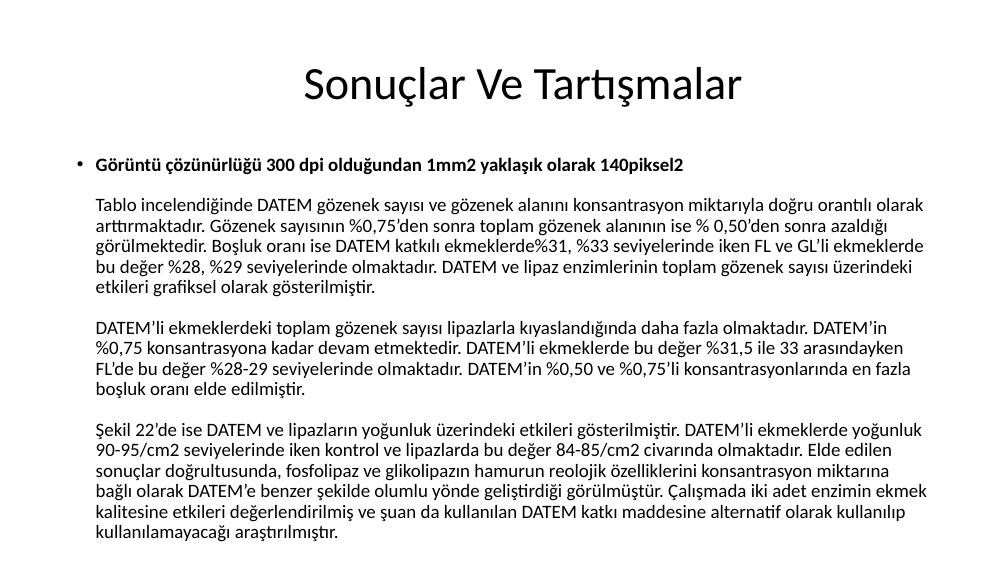
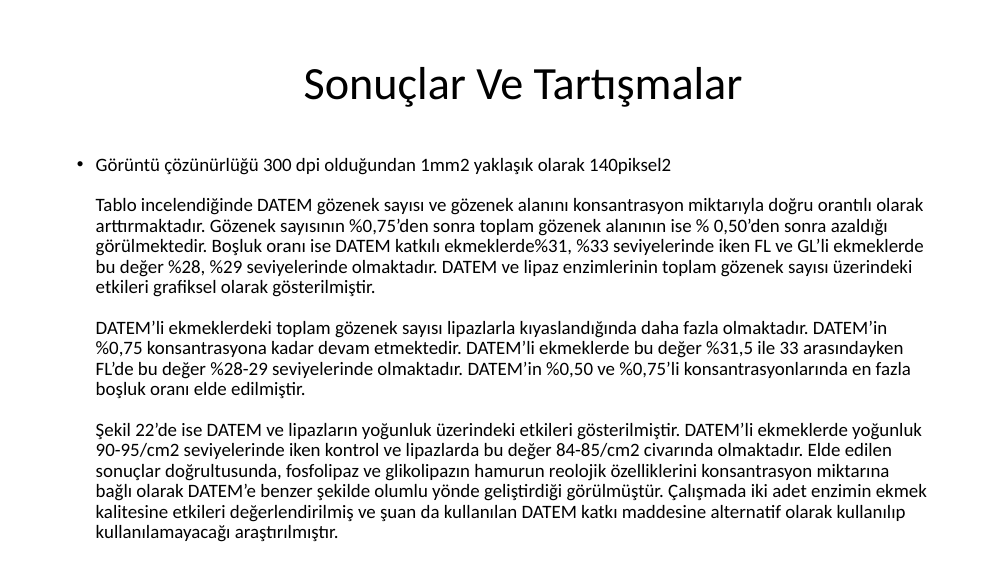
Before and after one commit to Batuhanelbas/GortuntuIsleme, a slide deck: slide 21 of Makale/Makale.pptx. Drawn at 1008x567 pixels with LibreOffice and Linux fonts; fonts in the diff are those of the drawing. Boxes give left, top, right and bottom in pixels: in the first picture for what was removed or moved away, otherwise in the second. Text is boxed around its words. In the diff, an @@ line names an element or a change of style, - is before the commit and + after.

```diff
--- a/Makale/Makale.pptx
+++ b/Makale/Makale.pptx
@@ text "Görüntü çözünürlüğü 300 dpi olduğundan ..." at box(96, 158, 927, 542): bold off in "Görüntü çözünürlüğü 300 dpi olduğundan 1mm2 yaklaşık ..." @@
```
Also in this commit, not shown: 1 other slide changed, 4 other files.
